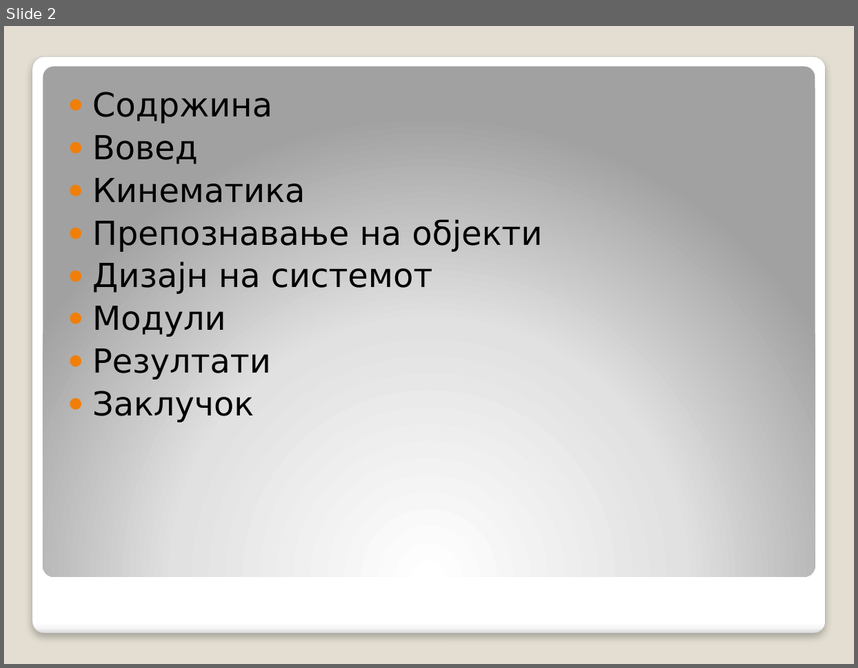
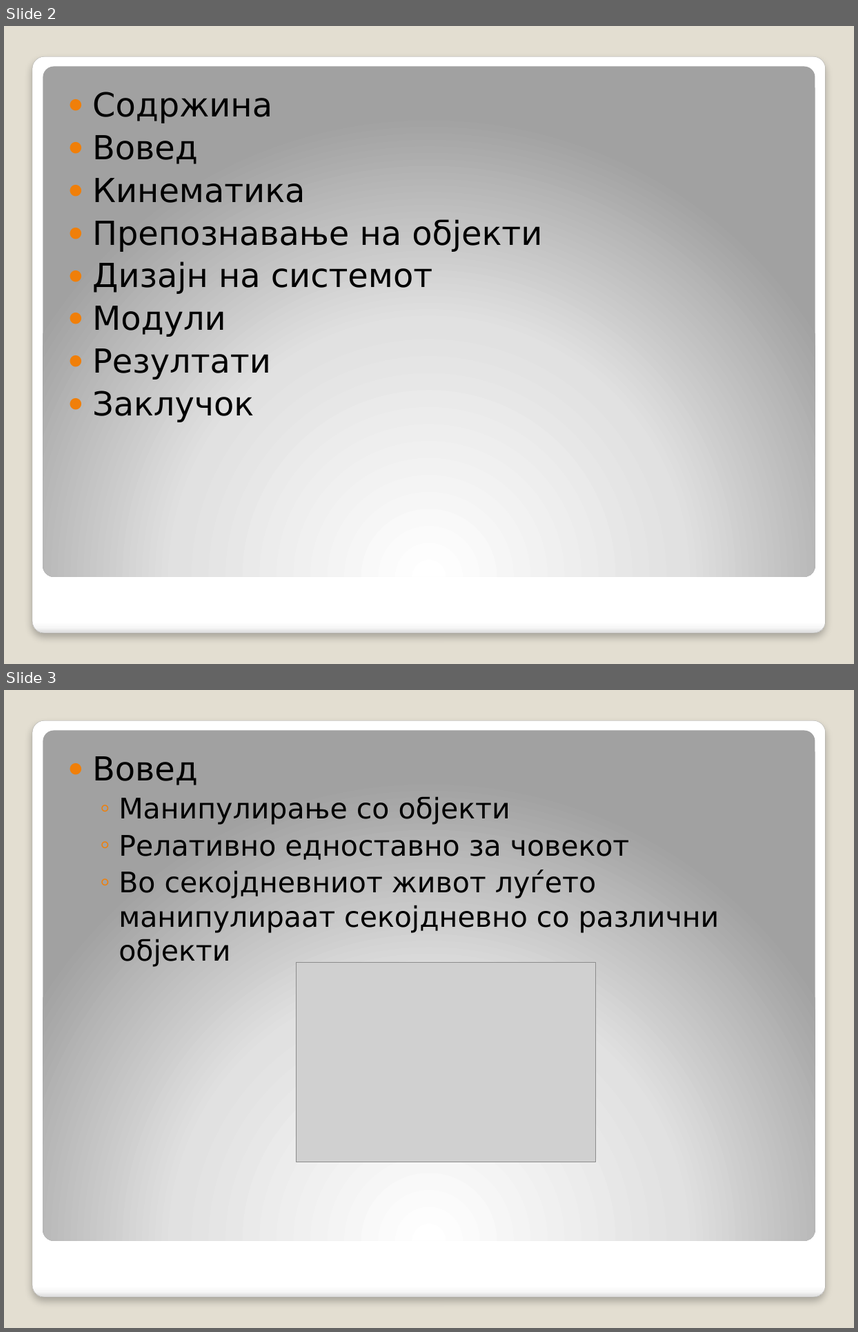
Before and after one commit to decoder015/diplomska, a slide deck: Paper/Компјутерска визија во роботика.pptx. Shown one above the other, each under a label of ours: slide 2 before the commit, slides 2 and 3 after it. The pictures are 858x668 and 858x1332 pixels, drawn with LibreOffice and Linux fonts; fonts in the diff are those of the drawing; grey boxes stand for pictures. Boxes give left, top, right and bottom in pixels: in the first picture for what was removed or moved away, otherwise in the second. Text is boxed around its words. In the diff, an @@ line names an element or a change of style, - is before the commit and + after.

```diff
--- a/Paper/Компјутерска визија во роботика.pptx
+++ b/Paper/Компјутерска визија во роботика.pptx
@@ slide 3 added at [4,690,854,1328], background #E3DED1; not listed: 2 template elements that a slide beside it also shows @@
@@ text added at [92,756,720,967], 24 pt, text #000000 @@
+● Вовед
+  ◦ Манипулирање со објекти
+  ◦ Релативно едноставно за човекот
+  ◦ Во секојдневниот живот луѓето манипулираат секојдневно со различни објекти
@@ picture added at [297,962,595,1161] @@
```
Also in this commit, not shown: 3 other slides added, 1 slide removed, 3 other files.
